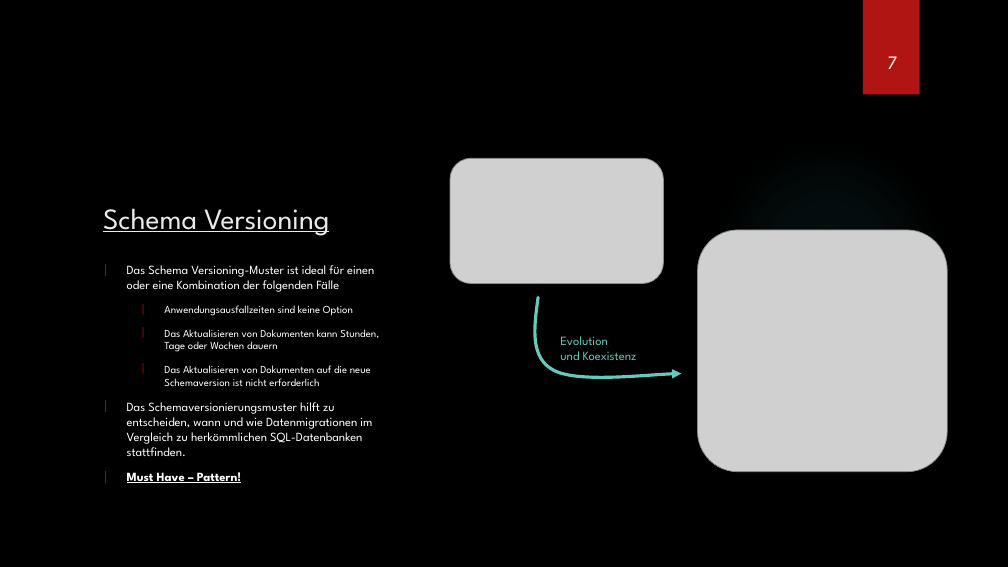
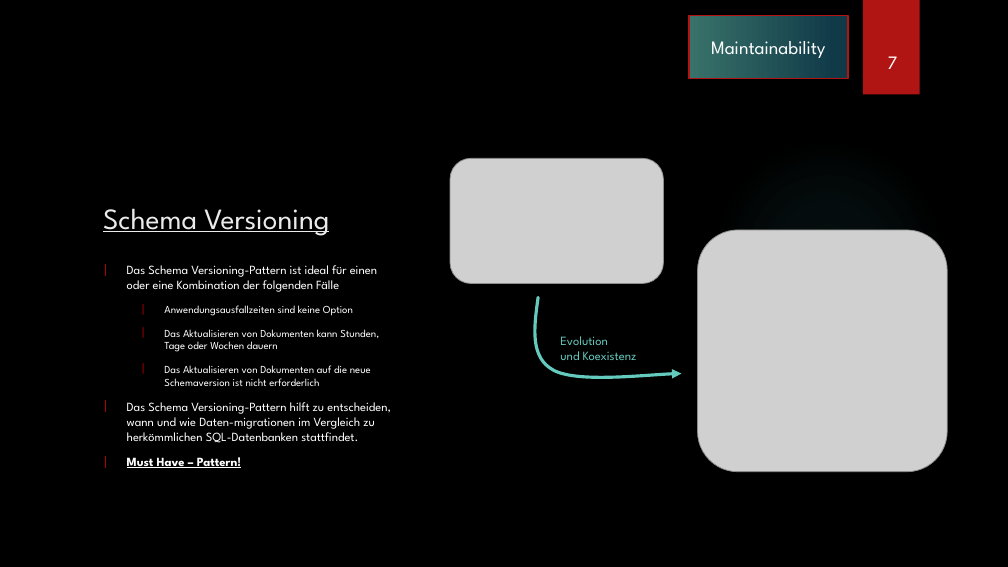
Before and after one commit to MJ7898/VereinsfinanzManager, a slide deck: slide 13 of Presentation/VereinsFinanzManager.pptx. Drawn at 1008x567 pixels with LibreOffice and Linux fonts; fonts in the diff are those of the drawing; grey boxes stand for pictures; background and template pictures are left out. Boxes give left, top, right and bottom in pixels: in the first picture for what was removed or moved away, otherwise in the second. Text is boxed around its words. In the diff, an @@ line names an element or a change of style, - is before the commit and + after.

Commit message:
Updated presentation

```diff
--- a/Presentation/VereinsFinanzManager.pptx
+++ b/Presentation/VereinsFinanzManager.pptx
@@ rectangle added at (x1=689, y1=16, x2=848, y2=79), fill gradient #103A48 to #39726A, outline #B01513 1.5 pt, 18 pt, text #FFFFFF @@
+Maintainability
@@ text at (x1=127, y1=265, x2=377, y2=292): text changed @@
-│ Das Schema Versioning-Muster ist ideal für einen oder eine Kombination der folgenden Fälle
+│ Das Schema Versioning-Pattern ist ideal für einen oder eine Kombination der folgenden Fälle
@@ text at (x1=127, y1=402, x2=391, y2=443): text changed @@
-│ Das Schemaversionierungsmuster hilft zu entscheiden, wann und wie Datenmigrationen im Vergleich zu herkömmlichen SQL-Datenbanken stattfinden.
+│ Das Schema Versioning-Pattern hilft zu entscheiden, wann und wie Daten-migrationen im Vergleich zu herkömmlichen SQL-Datenbanken stattfindet.
```
Also in this commit, not shown: 3 other slides changed.
